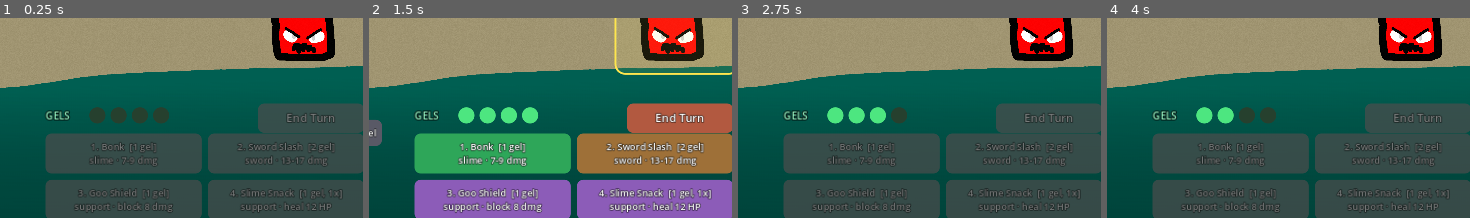
Above: before the commit, frames 1-4 (left to right).
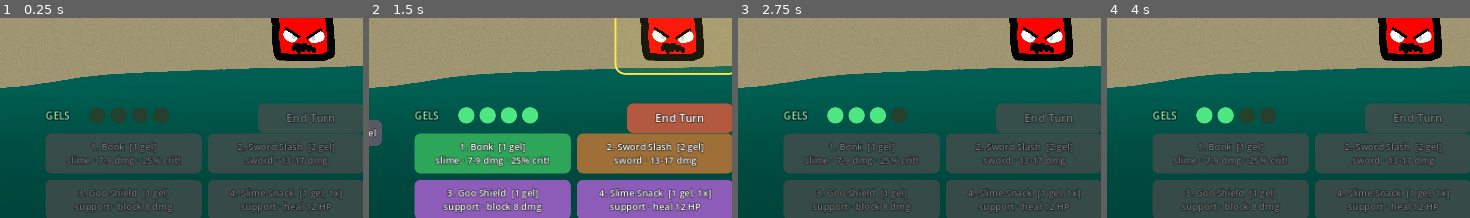
Above: after the commit, the same moments.

Repository: boazcohon/slimania
Game: Godot game, scene res://scenes/battle.tscn
The game is run twice, just before and just after one commit, with the same random seed, the same clock (stepped at 60 frames per second) and the same inputs. This scene is started directly instead of the project's main scene.
Inputs (mouse positions are % of the whole screen's width and height, from its top left):
- Up to frame 1 (0.25 s): no input
- Up to frame 2 (1.5 s): tap Enter (ui_accept) at 0.5 s; hold D (move_right) 0.53-1.28 s; hold Shift (climb) 0.53-1.28 s; tap Space (jump) at 0.77 s; hold S (move_down) from 1.28 s (still down); tap 1 at 1.35 s
- Up to frame 3 (2.75 s): tap Space (jump) at 1.52 s; release S (move_down) at 2 s; click (66, 27) at 2.02 s
- Up to frame 4 (4 s): hold D (move_right) 2.78-3.53 s; tap 2 at 2.85 s; hold W (move_up) from 3.53 s (still down); tap 3 at 3.6 s; tap Space (jump) at 3.77 s
The pictures show only the part of the screen within x 45-95%, y 42-92%; the shares and areas given below are measured in that part.

The runs differ from the first frame. In frame 1, 0.3% of the frame differs, in the area x 18-50%, y 69-75%; in frame 2, 1.1%, in the area x 18-50%, y 68-75%; in frame 3, 0.3%; in frame 4, 0.3%.

Commit message:
Add critical hits and accuracy/miss system; nerf Jelly Roll
- Every attack (player and enemy) rolls a 10% critical hit chance for
  1.5x damage (CRIT_MULTIPLIER in moves.gd); crits get a louder
  message and a harder shake
- Bonk and Mega Bonk crit 25% of the time, advertised on their
  buttons ("25% crit!") and descriptions
- Per-move "accuracy" field (default 100%): misses deal nothing,
  consume the gel, and play a sidestep dodge; buttons show "%d%% hit"
  for anything below 100%; all moves are 100% for now
- Shared _roll_attack (miss -> crit -> damage) used by both sides;
  lifesteal heals nothing on a miss; block is not consumed by misses
- Jelly Roll nerfed from heal 6 + block 6 to heal 4 + block 4

Co-Authored-By: Claude Fable 5 <noreply@anthropic.com>
Claude-Session: https://claude.ai/code/session_01THafuvAAiM9VZ9AcGJhG8N

Diff:
--- a/scripts/battle.gd
+++ b/scripts/battle.gd
@@ -335,6 +335,14 @@
 				detail += " · your attack +%d" % int(move.get("power", 0))
 			"debuff_attack":
 				detail += " · ALL enemies attack -%d" % int(move.get("power", 0))
+		# Attacks advertise unusual luck: a juiced crit chance, or shaky aim.
+		if move.get("effect", "damage") in ["damage", "multi_hit", "damage_recoil", "damage_lifesteal"]:
+			var crit_chance := float(move.get("crit_chance", Moves.BASE_CRIT_CHANCE))
+			if crit_chance > Moves.BASE_CRIT_CHANCE:
+				detail += " · %d%% crit!" % int(round(crit_chance * 100))
+			var accuracy := float(move.get("accuracy", Moves.BASE_ACCURACY))
+			if accuracy < 1.0:
+				detail += " · %d%% hit" % int(round(accuracy * 100))
 		var cost_tag := "%d gel" % cost
 		if move.get("once_per_battle", false):
 			cost_tag += ", 1x"
@@ -587,11 +595,12 @@
 			await _flash(goopzz_sprite)
 		"damage_lifesteal":
 			var dealt: int = await _hit_enemy(move, target_index)
-			var slurped := mini(int(ceil(dealt / 2.0)),
-				RunManager.player_max_hp - RunManager.player_hp)
-			RunManager.player_hp += slurped
-			_say("Slurp! Goopzz drank back %d HP!" % slurped)
-			await _sparkle(goopzz_sprite)
+			if dealt > 0:
+				var slurped := mini(int(ceil(dealt / 2.0)),
+					RunManager.player_max_hp - RunManager.player_hp)
+				RunManager.player_hp += slurped
+				_say("Slurp! Goopzz drank back %d HP!" % slurped)
+				await _sparkle(goopzz_sprite)
 		"heal":
 			var healed := mini(int(move.get("power", 0)),
 				RunManager.player_max_hp - RunManager.player_hp)
@@ -641,10 +650,15 @@
 
 
 ## One damaging hit against one enemy, with flash + shake + weakness quips.
-## Returns the damage dealt (Slurp Slash heals from it).
+## Returns the damage dealt (Slurp Slash heals from it; a miss returns 0).
 func _hit_enemy(move: Dictionary, index: int) -> int:
 	var enemy: Dictionary = enemies[index]
-	var damage := _calc_damage(move, RunManager.player_attack + player_attack_bonus)
+	var roll := _roll_attack(move, RunManager.player_attack + player_attack_bonus)
+	if roll.missed:
+		_say("Goopzz's %s missed! %s wobbled aside." % [move.name, enemy.get("name", "???")])
+		await _dodge(enemy_sprites[index])
+		return 0
+	var damage: int = roll.damage
 	enemy.hp = maxi(0, int(enemy.hp) - damage)
 	_refresh_ui()
 	var quip := ""
@@ -652,8 +666,11 @@
 		quip = " Slimes HATE swords!"
 	elif move.type == "water":
 		quip = " Sploosh!"
-	_say("It hit %s for %d damage!%s" % [enemy.get("name", "???"), damage, quip])
-	await _flash(enemy_sprites[index])
+	if roll.crit:
+		_say("CRITICAL HIT! %s took a whopping %d damage!%s" % [enemy.get("name", "???"), damage, quip])
+	else:
+		_say("It hit %s for %d damage!%s" % [enemy.get("name", "???"), damage, quip])
+	await _flash(enemy_sprites[index], 26.0 if roll.crit else 14.0)
 	if int(enemy.hp) <= 0:
 		await _melt_enemy(index)
 	return damage
@@ -704,21 +721,27 @@
 	match move.get("effect", "damage"):
 		"damage":
 			var attack: int = maxi(0, int(enemy.attack) + int(enemy.atk_bonus))
-			var damage := _calc_damage(move, attack)
-			# BLOCK soaks damage before HP does.
-			var absorbed: int = mini(player_block, damage)
-			player_block -= absorbed
-			var got_through: int = damage - absorbed
-			RunManager.player_hp = maxi(0, RunManager.player_hp - got_through)
-			if absorbed > 0 and got_through == 0:
-				_say("Goopzz's goo block soaked ALL %d damage!" % damage)
-			elif absorbed > 0:
-				_say("Block soaked %d — but %d got through!" % [absorbed, got_through])
+			var roll := _roll_attack(move, attack)
+			if roll.missed:
+				_say("%s missed! Goopzz squished out of the way." % enemy.get("name", "???"))
+				await _dodge(goopzz_sprite)
 			else:
-				_say("Ouch! Goopzz took %d damage!" % damage)
-			goopzz_sprite.texture = SpritePaths.tex("goopzz_angry")
-			await _flash(goopzz_sprite)
-			goopzz_sprite.texture = SpritePaths.tex("goopzz")
+				var damage: int = roll.damage
+				# BLOCK soaks damage before HP does.
+				var absorbed: int = mini(player_block, damage)
+				player_block -= absorbed
+				var got_through: int = damage - absorbed
+				RunManager.player_hp = maxi(0, RunManager.player_hp - got_through)
+				var prefix := "CRITICAL HIT! " if roll.crit else ""
+				if absorbed > 0 and got_through == 0:
+					_say("%sGoopzz's goo block soaked ALL %d damage!" % [prefix, damage])
+				elif absorbed > 0:
+					_say("%sBlock soaked %d — but %d got through!" % [prefix, absorbed, got_through])
+				else:
+					_say("%sOuch! Goopzz took %d damage!" % [prefix, damage])
+				goopzz_sprite.texture = SpritePaths.tex("goopzz_angry")
+				await _flash(goopzz_sprite, 26.0 if roll.crit else 14.0)
+				goopzz_sprite.texture = SpritePaths.tex("goopzz")
 		"buff_attack":
 			enemy.atk_bonus = int(enemy.atk_bonus) + int(move.get("power", 0))
 			_say("%s is getting angrier! Its attack rose!" % enemy.get("name", "???"))
@@ -739,6 +762,19 @@
 	amount *= float(Moves.TYPE_MULTIPLIER.get(move.get("type", "slime"), 1.0))
 	amount *= randf_range(DAMAGE_WIGGLE_LOW, DAMAGE_WIGGLE_HIGH)
 	return maxi(1, int(round(amount)))
+
+
+## Rolls one whole attack, in order: does it MISS? does it CRIT? how hard?
+## Used by Goopzz and enemies alike. Returns {"missed", "crit", "damage"}.
+## Crits multiply the final damage by Moves.CRIT_MULTIPLIER (1.5x).
+func _roll_attack(move: Dictionary, attacker_attack: int) -> Dictionary:
+	if randf() > float(move.get("accuracy", Moves.BASE_ACCURACY)):
+		return {"missed": true, "crit": false, "damage": 0}
+	var crit := randf() < float(move.get("crit_chance", Moves.BASE_CRIT_CHANCE))
+	var damage := _calc_damage(move, attacker_attack)
+	if crit:
+		damage = int(round(damage * Moves.CRIT_MULTIPLIER))
+	return {"missed": false, "crit": crit, "damage": damage}
 
 
 # ============================ endings ============================
@@ -796,15 +832,24 @@
 	await get_tree().create_timer(seconds).timeout
 
 
-## Red flash + shake = "that hurt".
-func _flash(sprite: Sprite2D) -> void:
+## Red flash + shake = "that hurt". Critical hits shake harder!
+func _flash(sprite: Sprite2D, shake: float = 14.0) -> void:
 	var home := sprite.position
 	var tween := create_tween()
 	tween.tween_property(sprite, "modulate", Color(1.0, 0.35, 0.35), 0.08)
-	tween.tween_property(sprite, "position", home + Vector2(14, 0), 0.05)
-	tween.tween_property(sprite, "position", home - Vector2(14, 0), 0.05)
+	tween.tween_property(sprite, "position", home + Vector2(shake, 0), 0.05)
+	tween.tween_property(sprite, "position", home - Vector2(shake, 0), 0.05)
 	tween.tween_property(sprite, "position", home, 0.05)
 	tween.tween_property(sprite, "modulate", Color.WHITE, 0.15)
+	await tween.finished
+
+
+## A quick sidestep — "you missed me!"
+func _dodge(sprite: Sprite2D) -> void:
+	var home := sprite.position
+	var tween := create_tween()
+	tween.tween_property(sprite, "position", home + Vector2(36, 0), 0.12)
+	tween.tween_property(sprite, "position", home, 0.2)
 	await tween.finished
 
 
--- a/scripts/game_over.gd
+++ b/scripts/game_over.gd
@@ -17,6 +17,7 @@
 	"Tip: water moves splash EVERY enemy — perfect when a slime brings a pal.",
 	"Tip: cheap 1-gel moves let you do more things each turn. Gels go fast!",
 	"Tip: enemies ANNOUNCE their next move. Save your block for the big ones!",
+	"Tip: every attack has a 10% critical-hit chance — Bonk moves crit 25% of the time!",
 	"Tip: once-per-battle moves (the [1x] ones) are emergency buttons — time them well.",
 ]
 
--- a/scripts/moves.gd
+++ b/scripts/moves.gd
@@ -23,6 +23,13 @@
 ##
 ##  A move with "once_per_battle": true can only be used ONE time in each
 ##  battle — emergency buttons, not every-turn habits.
+##
+##  Attacks can also set two OPTIONAL chance fields:
+##      "crit_chance" — odds (0-1) of a CRITICAL HIT dealing 1.5x damage.
+##                      Default is 10% (BASE_CRIT_CHANCE). Bonk moves get 25%!
+##      "accuracy"    — odds (0-1) the attack lands at all. Default is 100%
+##                      (BASE_ACCURACY); nothing misses right now, but any
+##                      move can trade accuracy for power later.
 ##
 ##  Effects the battle system understands:
 ##      "damage"           — hit one slime (WATER-type damage hits ALL enemies!)
@@ -47,6 +54,15 @@
 	"support": 1.0,
 }
 
+## Critical hits: every attack has this chance to land 1.5x damage.
+## (1.5x — not 2x — so a crit stings without completely breaking the numbers
+## the intent labels promised. One knob to change if you want spicier crits.)
+const BASE_CRIT_CHANCE: float = 0.10
+const CRIT_MULTIPLIER: float = 1.5
+
+## Attacks land 100% of the time unless a move says otherwise.
+const BASE_ACCURACY: float = 1.0
+
 ## Colors used for move buttons and cards, one per move type.
 const TYPE_COLORS: Dictionary = {
 	"slime": Color(0.18, 0.65, 0.35),
@@ -59,7 +75,8 @@
 	# ------------------- Goopzz's starting four -------------------
 	"bonk": {
 		"name": "Bonk", "type": "slime", "cost": 1, "effect": "damage", "power": 5,
-		"description": "A friendly headbutt. Reliable, like a good sandwich.",
+		"crit_chance": 0.25,
+		"description": "A friendly headbutt with sneaky-good aim. Crits 25% of the time!",
 	},
 	"sword_slash": {
 		"name": "Sword Slash", "type": "sword", "cost": 2, "effect": "damage", "power": 7,
@@ -95,7 +112,8 @@
 	},
 	"mega_bonk": {
 		"name": "Mega Bonk", "type": "slime", "cost": 3, "effect": "damage", "power": 14,
-		"description": "Like Bonk, but MEGA.",
+		"crit_chance": 0.25,
+		"description": "Like Bonk, but MEGA — same sneaky 25% crit chance, way more bonk.",
 	},
 	"sword_spin": {
 		"name": "Sword Spin", "type": "sword", "cost": 3, "effect": "damage_recoil",
@@ -129,7 +147,7 @@
 		"description": "Slice a slime and slurp up the splatter. Heals half the damage dealt!",
 	},
 	"jelly_roll": {
-		"name": "Jelly Roll", "type": "support", "cost": 1, "effect": "heal_block", "power": 6,
+		"name": "Jelly Roll", "type": "support", "cost": 1, "effect": "heal_block", "power": 4,
 		"description": "Tuck and roll! A little heal AND a little block. Flexible.",
 	},
 	"pointy_stick": {
Not shown, changed: README.md
